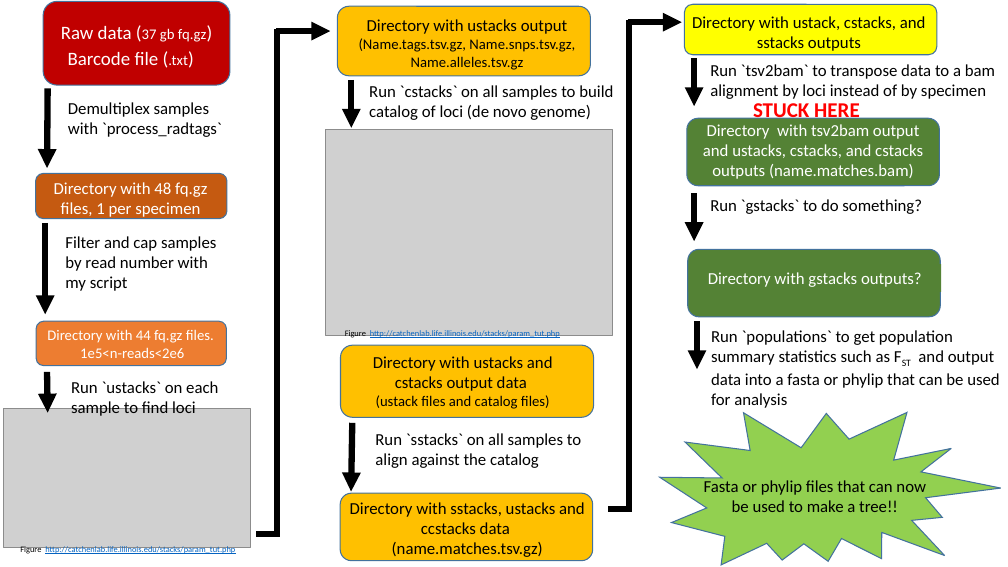
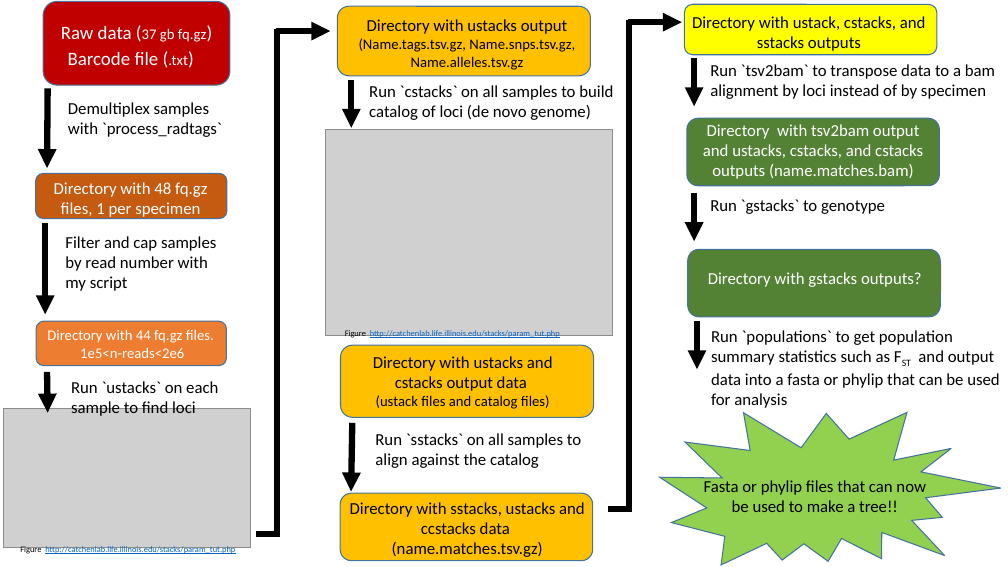
Before and after one commit to fish546-2018/Jenny-Snailfish, a slide deck: slide 6 of progress/flowchart.pptx. Drawn at 1008x567 pixels with LibreOffice and Linux fonts; fonts in the diff are those of the drawing; grey boxes stand for pictures. Boxes give left, top, right and bottom in pixels: in the first picture for what was removed or moved away, otherwise in the second. Text is boxed around its words. In the diff, an @@ line names an element or a change of style, - is before the commit and + after.

```diff
--- a/progress/flowchart.pptx
+++ b/progress/flowchart.pptx
@@ text removed at box(753, 99, 860, 123) @@
-STUCK HERE
@@ text at box(710, 199, 885, 214): text changed @@
-Run `gstacks` to do something?
+Run `gstacks` to genotype
```
Also in this commit, not shown: 1 other slide changed, 1 slide added.
